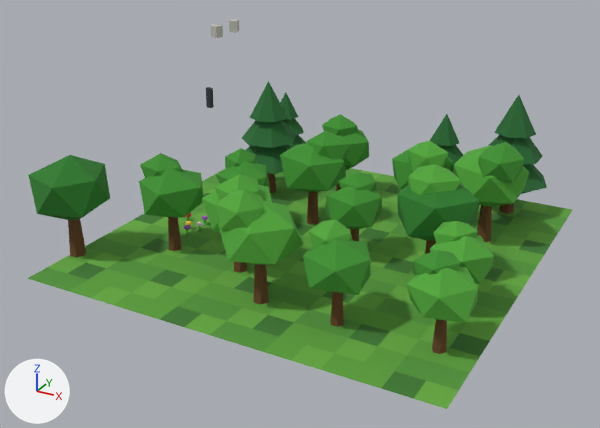
Two versions of the glTF model assets/models/town/chunk_3_0.glb, one commit apart.
Before and after are seen from a 50 mm lens placed at (69.6, -34.7, 14.3), pointed at (55.5, -9.0, 1.4). The axes (+X, +Y, +Z) are drawn at lower left. The lights are the same throughout. The first picture is the older version. Vertices at exactly the same position are counted once.

Script lines for the objects in view, before the commit:
```python
me_chunk_3_0 = bpy.data.meshes.new('chunk_3_0')
me_chunk_3_0.from_pydata(...)  # 1029 vertices, 1712 faces; spans x 46.8..64.0, y -16.0..0.1, z 0.0..7.2
me_chunk_3_0.materials.append(mat_grass_b)
me_chunk_3_0.materials.append(mat_grass_c)
me_chunk_3_0.materials.append(mat_grass_a)
me_chunk_3_0.materials.append(mat_grass_dark)
me_chunk_3_0.materials.append(mat_stone_light)
me_chunk_3_0.materials.append(mat_iron)
me_chunk_3_0.materials.append(mat_flower_y)
me_chunk_3_0.materials.append(mat_leaf_b)
me_chunk_3_0.materials.append(mat_flower_w)
me_chunk_3_0.materials.append(mat_flower_p)
me_chunk_3_0.materials.append(mat_flower_r)
me_chunk_3_0.materials.append(mat_trunk)
me_chunk_3_0.materials.append(mat_leaf_c)
me_chunk_3_0.materials.append(mat_leaf_a)
me_chunk_3_0.materials.append(mat_leaf_pine)
ob_chunk_3_0 = bpy.data.objects.new('chunk_3_0', me_chunk_3_0)
ob_chunk_3_0.location = (0.0, 0.0, 0.0)
```
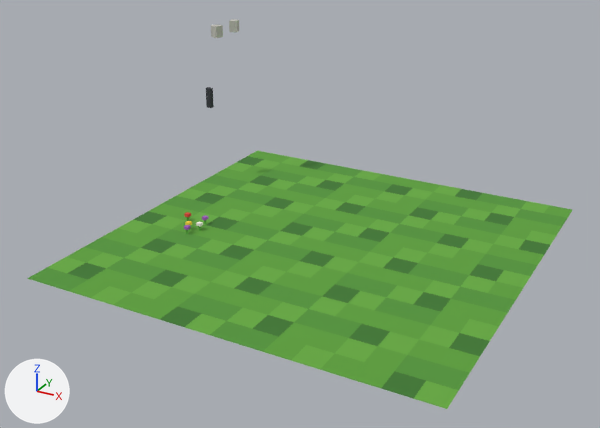
Pixel boxes [x1, y1, x2, y2] of what changed, in the pictures (600 x 428 px):
```json
{"part": 1, "of": "me_chunk_3_0", "change": "deleted", "before": [28, 81, 547, 354], "on screen": "green"}
```

Edits to the scene script, one JSON object a line:
```json
{"block": "me_chunk_3_0", "where": "# used by ob_chunk_3_0; location = (0.0, 0.0, 0.0)"}
{"op": "remove", "block": "me_chunk_3_0", "code": "me_chunk_3_0.from_pydata(...)  # 1029 vertices, 1712 faces; spans x 46.8..64.0, y -16.0..0.1, z 0.0..7.2"}
{"op": "add", "block": "me_chunk_3_0", "code": "me_chunk_3_0.from_pydata(...)  # 393 vertices, 668 faces; spans x 48.0..64.0, y -16.0..0.0, z 0.0..7.2"}
{"block": "me_chunk_3_0", "change": "me_chunk_3_0 part 1: 57 loose pieces with 636 vertices, spanning x 46.8..63.8, y -15.0..0.1, z 0.0..5.2, are deleted"}
{"op": "remove", "block": "me_chunk_3_0", "code": "me_chunk_3_0.materials.append(mat_trunk)"}
{"op": "remove", "block": "me_chunk_3_0", "code": "me_chunk_3_0.materials.append(mat_leaf_c)"}
{"op": "remove", "block": "me_chunk_3_0", "code": "me_chunk_3_0.materials.append(mat_leaf_a)"}
{"op": "remove", "block": "me_chunk_3_0", "code": "me_chunk_3_0.materials.append(mat_leaf_pine)"}
```
